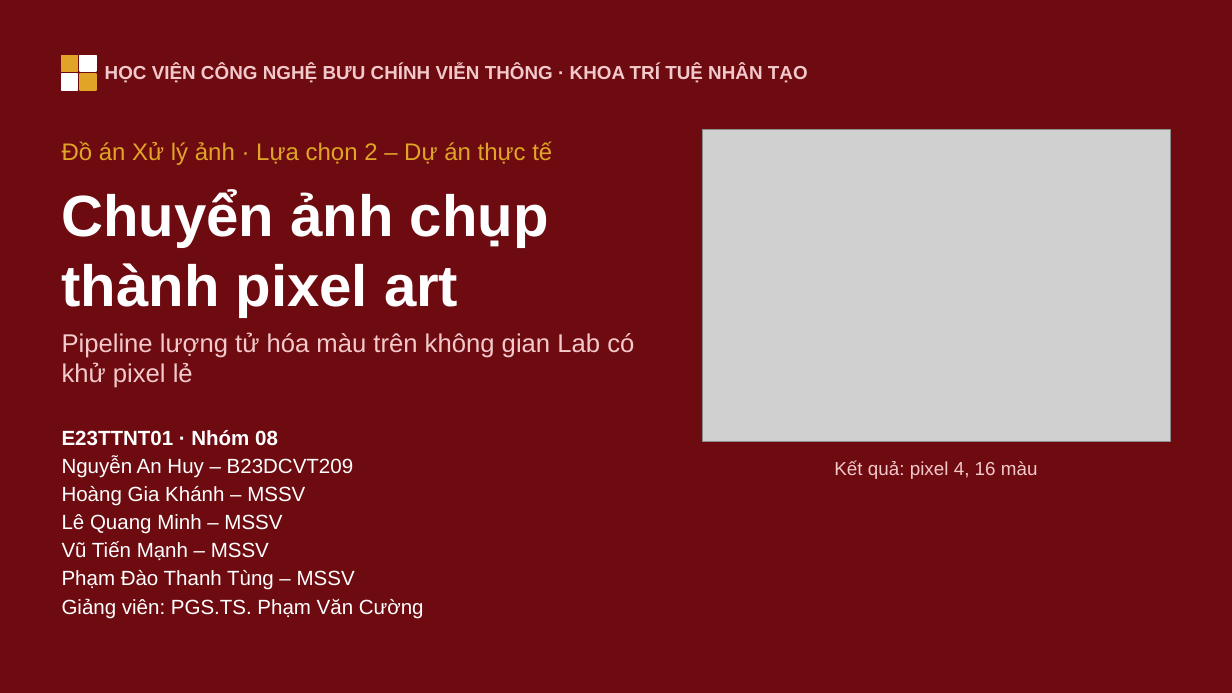
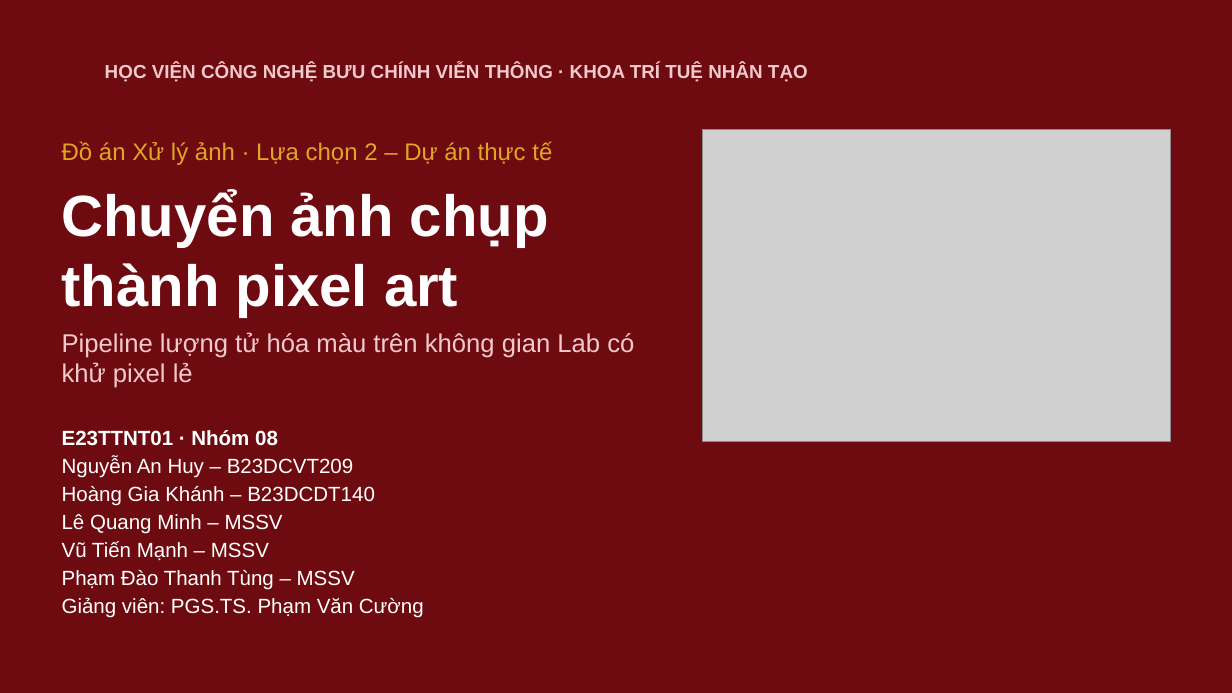
Before and after one commit to khanhhsd/pixelation, a slide deck: slide 1 of docs/out/Slide.pptx. Drawn at 1232x693 pixels with LibreOffice and Linux fonts; fonts in the diff are those of the drawing; grey boxes stand for pictures. Boxes give left, top, right and bottom in pixels: in the first picture for what was removed or moved away, otherwise in the second. Text is boxed around its words. In the diff, an @@ line names an element or a change of style, - is before the commit and + after.

```diff
--- a/docs/out/Slide.pptx
+++ b/docs/out/Slide.pptx
@@ rectangle removed at <box>62,55,78,71</box> @@
@@ rectangle removed at <box>80,55,96,71</box> @@
@@ rectangle removed at <box>62,74,78,90</box> @@
@@ rectangle removed at <box>80,74,96,90</box> @@
@@ text removed at <box>834,461,1038,479</box> @@
-Kết quả: pixel 4, 16 màu
@@ text at <box>62,486,375,506</box>: text changed @@
-Hoàng Gia Khánh – MSSV
+Hoàng Gia Khánh – B23DCDT140
```
Also in this commit, not shown: 7 other slides changed, 1 other file.
